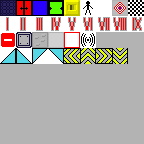
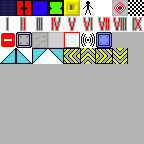
The second 144px x 144px image is a revision of the first. Changes to its layers:
painted on "Hintergrund" over [96, 32, 112, 48]
